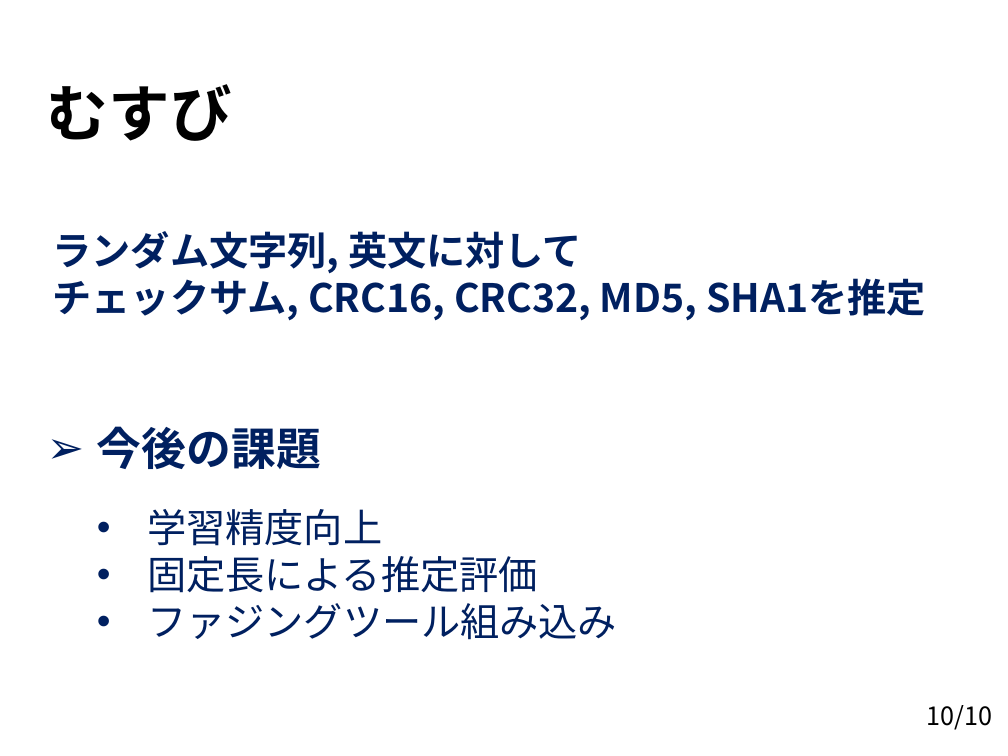
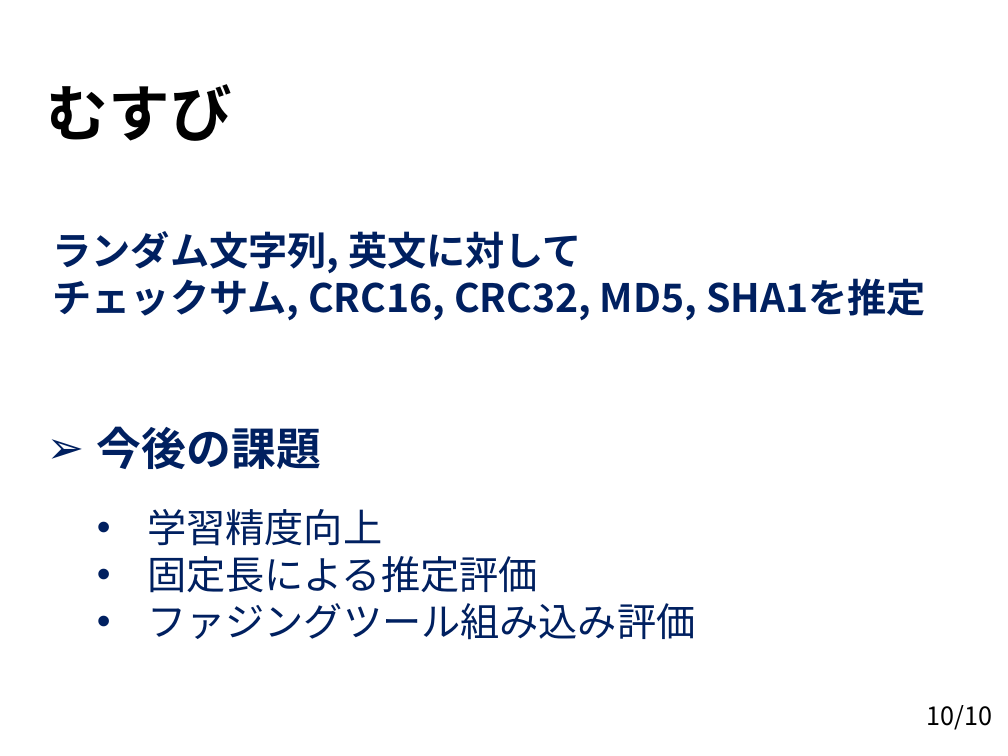
Before and after one commit to fujimoto1030/soturon, a slide deck: slide 10 of soturon-02-20.pptx. Drawn at 1008x756 pixels with LibreOffice and Linux fonts; fonts in the diff are those of the drawing; background and template pictures are left out. Boxes give left, top, right and bottom in pixels: in the first picture for what was removed or moved away, otherwise in the second. Text is boxed around its words. In the diff, an @@ line names an element or a change of style, - is before the commit and + after.

Commit message:
“ファイル更新”

```diff
--- a/soturon-02-20.pptx
+++ b/soturon-02-20.pptx
@@ text at box(147, 603, 695, 640): text changed @@
-  • ファジングツール組み込み
+  • ファジングツール組み込み評価
```
Also in this commit, not shown: 5 other slides changed, 1 other file.
